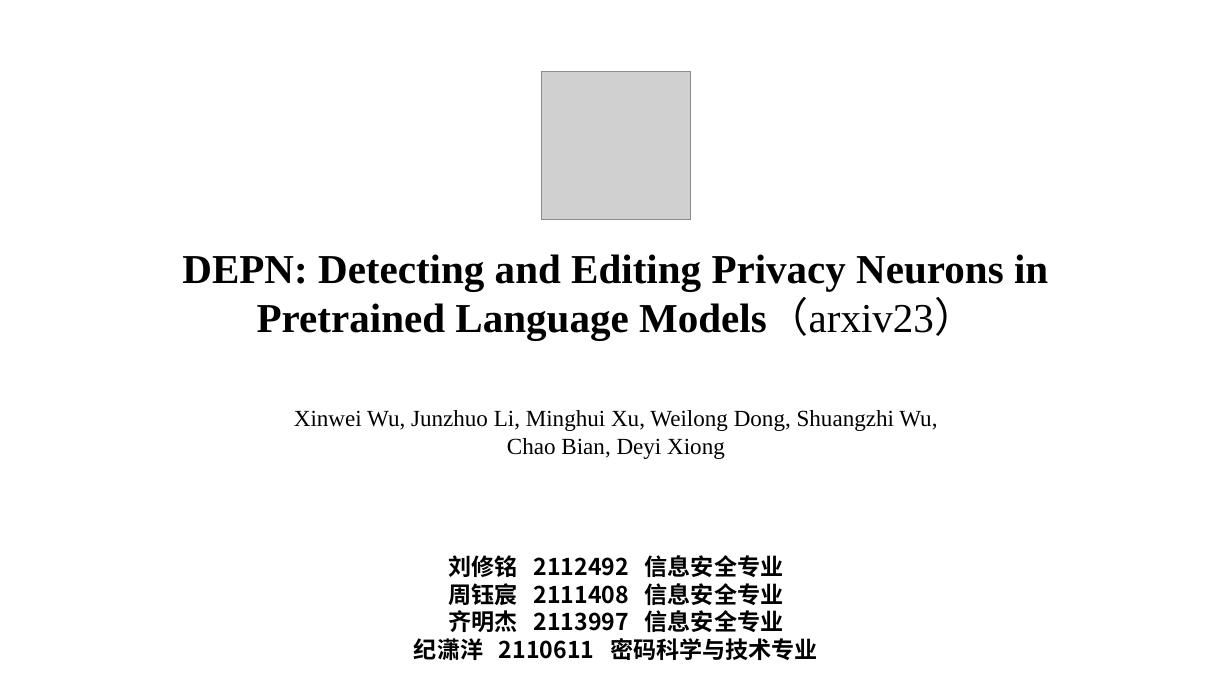
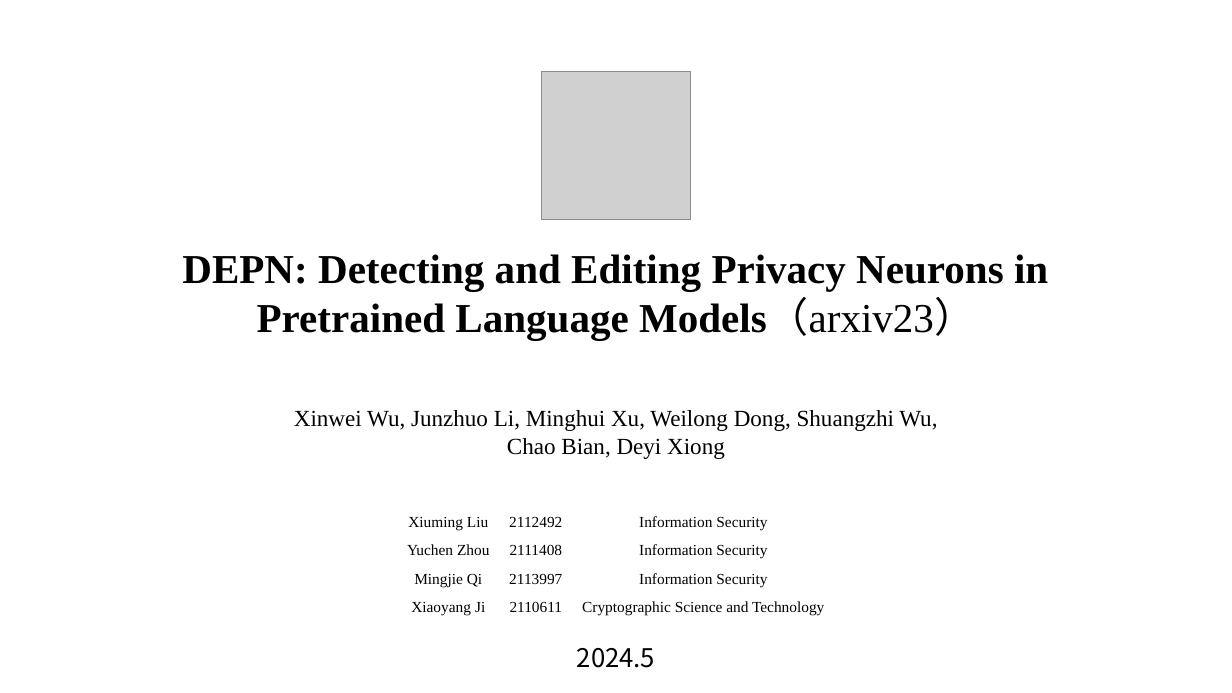
Before and after one commit to lxmliu2002/Data_Security, a slide deck: slide 1 of lab7/report/slides.pptx. Drawn at 1232x693 pixels with LibreOffice and Linux fonts; fonts in the diff are those of the drawing; grey boxes stand for pictures. Boxes give left, top, right and bottom in pixels: in the first picture for what was removed or moved away, otherwise in the second. Text is boxed around its words. In the diff, an @@ line names an element or a change of style, - is before the commit and + after.

```diff
--- a/lab7/report/slides.pptx
+++ b/lab7/report/slides.pptx
@@ table added at bbox=[397, 508, 836, 622], 4 rows, 3 columns @@
+Xiuming Liu | 2112492 | Information Security
+Yuchen Zhou | 2111408 | Information Security
+Mingjie Qi | 2113997 | Information Security
+Xiaoyang Ji | 2110611 | Cryptographic Science and Technology
@@ text removed at bbox=[414, 555, 818, 660] @@
-刘修铭 2112492 信息安全专业
-周钰宸 2111408 信息安全专业
-齐明杰 2113997 信息安全专业
-纪潇洋 2110611 密码科学与技术专业
@@ text added at bbox=[577, 648, 655, 668], 20 pt, text #000000 @@
+2024.5
```
Also in this commit, not shown: 1 other slide changed, 8 slides added, 2 slides removed.
